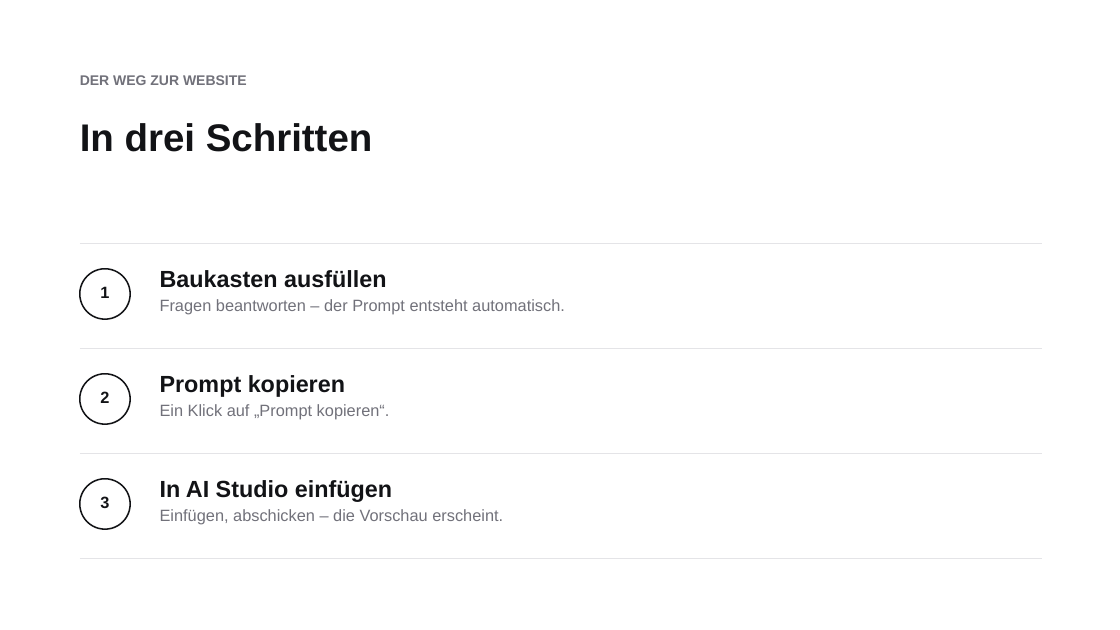
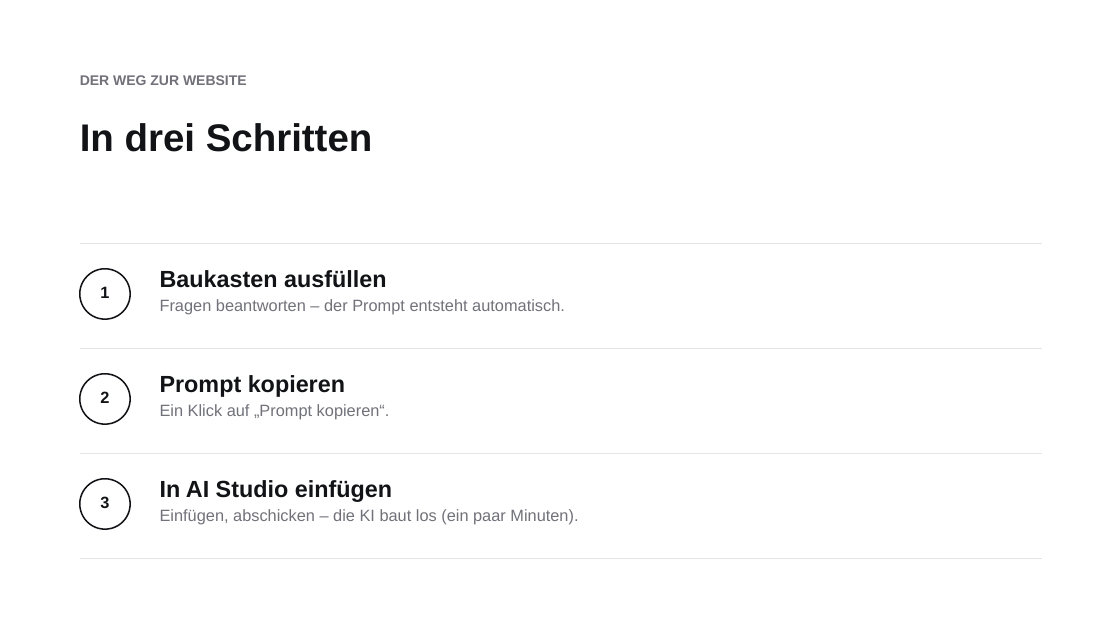
Before and after one commit to criseone/meine-website-ai-studio, a slide deck: slide 7 of unterlagen/slides.pptx. Drawn at 1120x630 pixels with LibreOffice and Linux fonts; fonts in the diff are those of the drawing. Boxes give left, top, right and bottom in pixels: in the first picture for what was removed or moved away, otherwise in the second. Text is boxed around its words. In the diff, an @@ line names an element or a change of style, - is before the commit and + after.

```diff
--- a/unterlagen/slides.pptx
+++ b/unterlagen/slides.pptx
@@ text at bbox=[160, 509, 578, 525]: text changed @@
-Einfügen, abschicken – die Vorschau erscheint.
+Einfügen, abschicken – die KI baut los (ein paar Minuten).
```
Also in this commit, not shown: 7 other slides changed, 8 other files.
